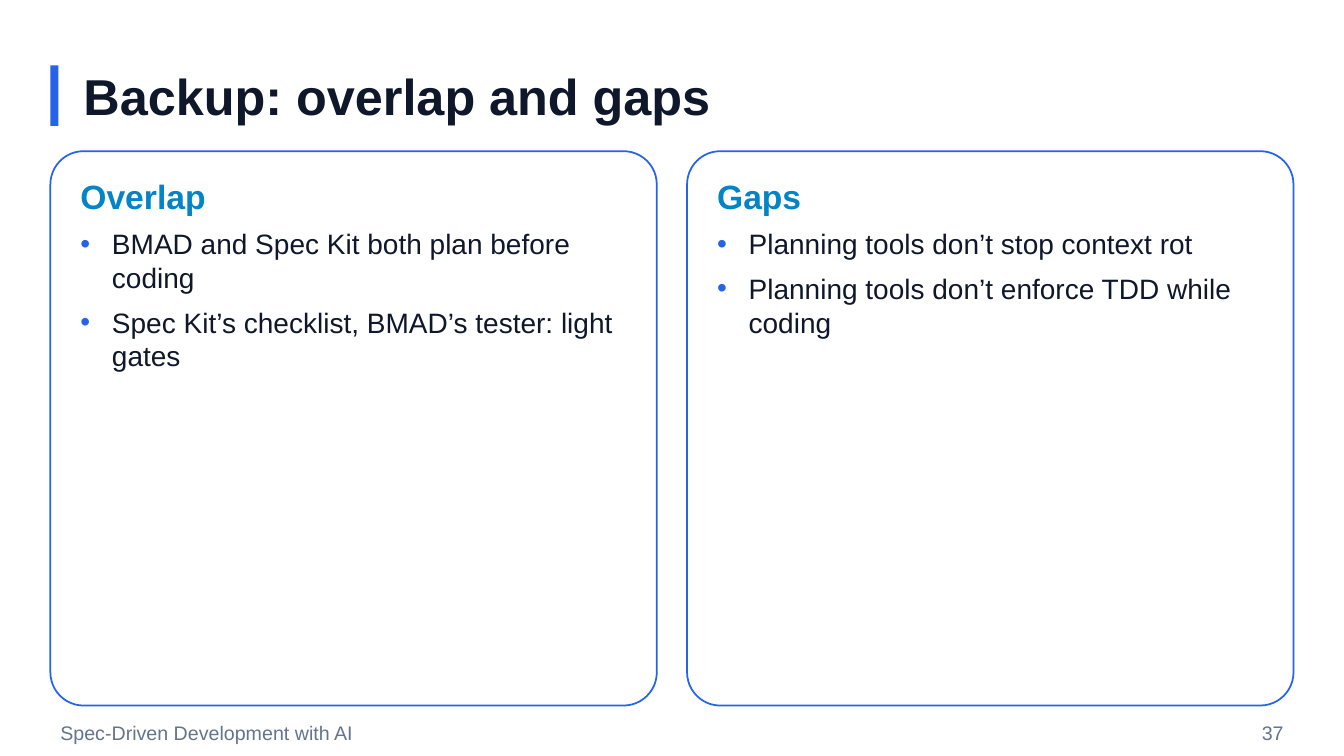
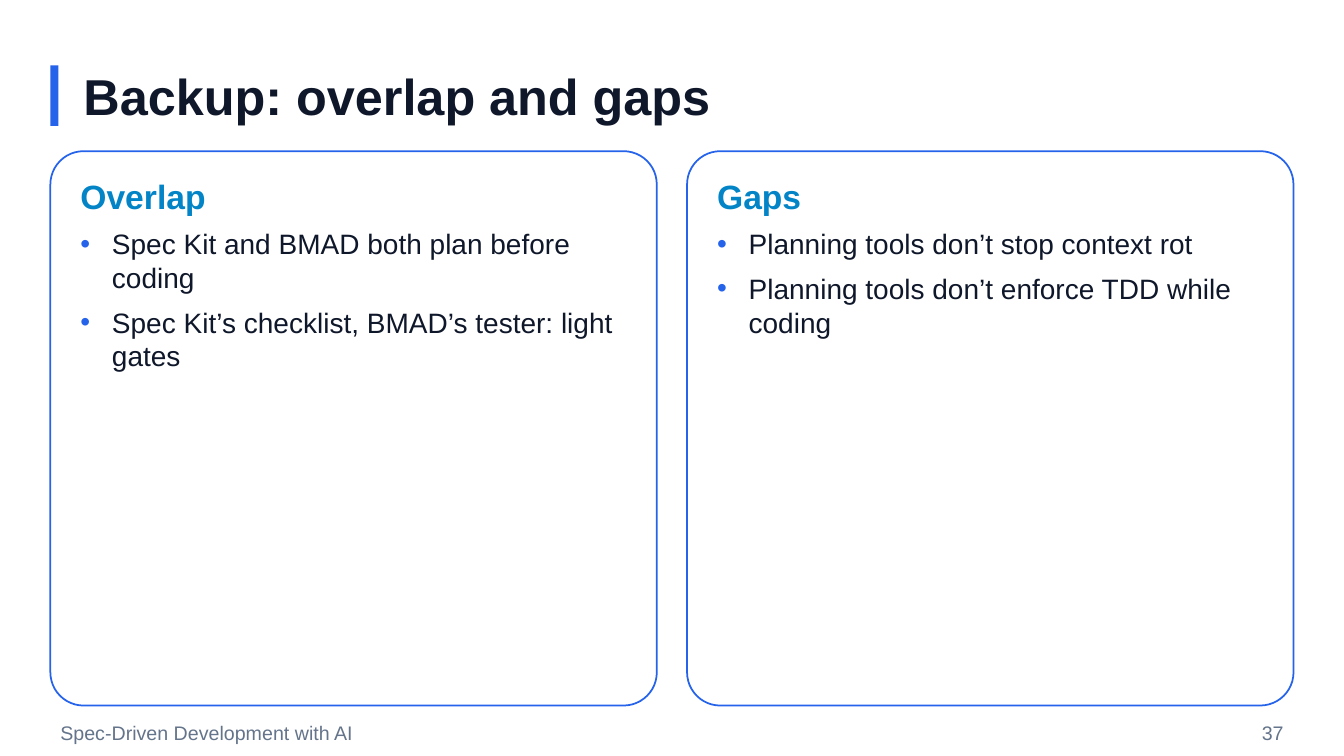
Before and after one commit to ronyronen/speckit-claude-presentation, a slide deck: slide 37 of presentation/speckit-workshop.pptx. Drawn at 1344x756 pixels with LibreOffice and Linux fonts; fonts in the diff are those of the drawing; background and template pictures are left out. Boxes give left, top, right and bottom in pixels: in the first picture for what was removed or moved away, otherwise in the second. Text is boxed around its words. In the diff, an @@ line names an element or a change of style, - is before the commit and + after.

```diff
--- a/presentation/speckit-workshop.pptx
+++ b/presentation/speckit-workshop.pptx
@@ text at box(112, 233, 569, 293): text changed @@
-• BMAD and Spec Kit both plan before coding
+• Spec Kit and BMAD both plan before coding
```
Also in this commit, not shown: 10 other slides changed, 7 other files.
